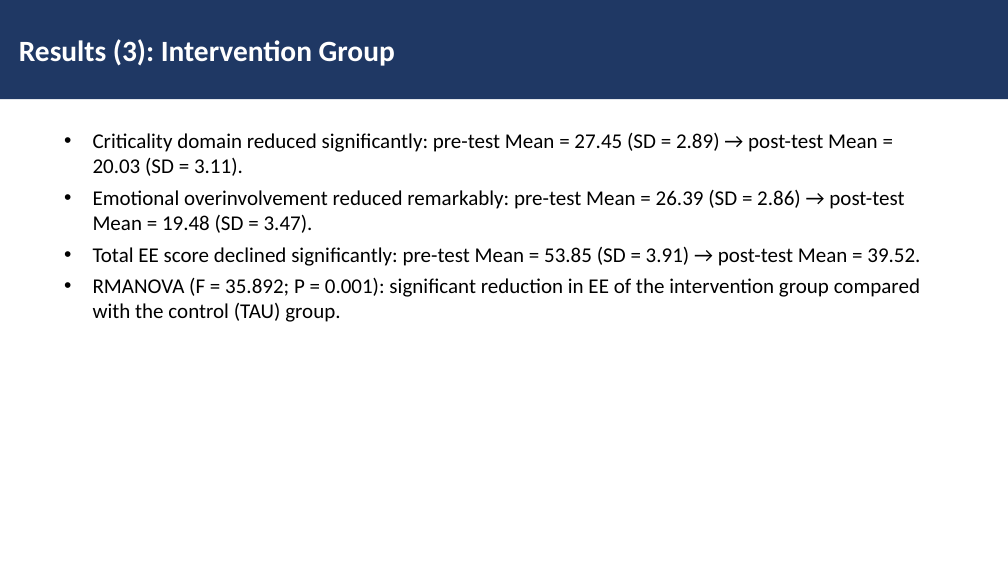
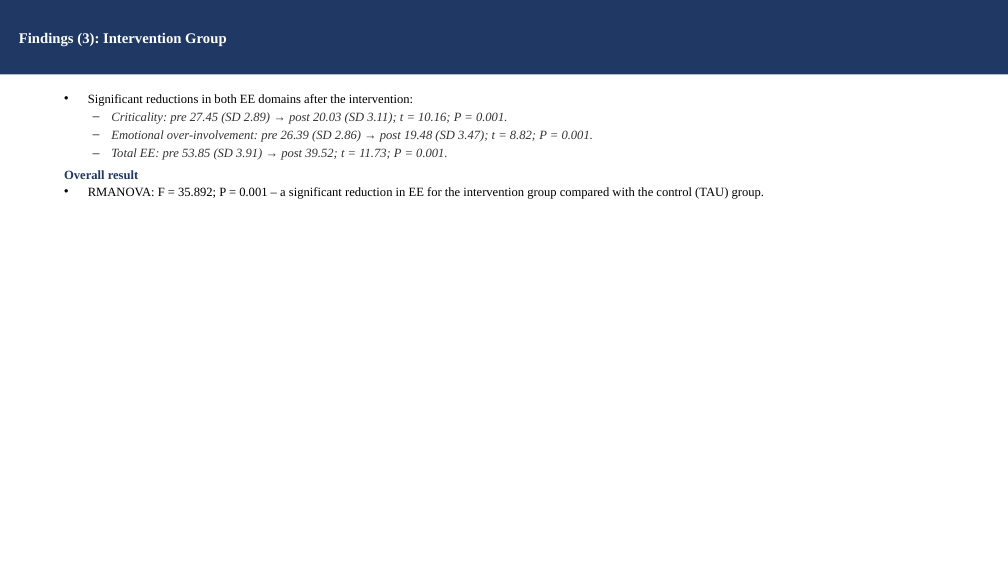
Before and after one commit to tejasdangodra786-byte/Dango-kiro, a slide deck: slide 22 of Family_Intervention_EE_Schizophrenia_JournalClub.pptx (slide 20 before the commit). Drawn at 1008x567 pixels with LibreOffice and Linux fonts; fonts in the diff are those of the drawing. Boxes give left, top, right and bottom in pixels: in the first picture for what was removed or moved away, otherwise in the second. Text is boxed around its words. In the diff, an @@ line names an element or a change of style, - is before the commit and + after.

Commit message:
Update journal-club presentation: detailed version (Times New Roman 12/14pt, operational definitions, hypotheses, session-by-session intervention, full references)

```diff
--- a/Family_Intervention_EE_Schizophrenia_JournalClub.pptx
+++ b/Family_Intervention_EE_Schizophrenia_JournalClub.pptx
@@ rectangle "Findings (3): Intervention Group": place and size @@
-rectangle "Findings (3): Intervention Group" at <box>0,0,1008,99</box>
+rectangle "Findings (3): Intervention Group" at <box>0,0,1008,74</box>
@@ text in rectangle at <box>19,32,226,46</box>: text changed; size 28 to 14 pt; font Calibri to Times New Roman @@
-Results (3): Intervention Group
+Findings (3): Intervention Group
@@ text at <box>64,94,764,199</box>: text changed; size 20 to 12 pt; font Calibri to Times New Roman; text colour #000000 to #333333; italic on @@
-• Criticality domain reduced significantly: pre-test Mean = 27.45 (SD = 2.89) → post-test Mean = 20.03 (SD = 3.11).
-• Emotional overinvolvement reduced remarkably: pre-test Mean = 26.39 (SD = 2.86) → post-test Mean = 19.48 (SD = 3.47).
-• Total EE score declined significantly: pre-test Mean = 53.85 (SD = 3.91) → post-test Mean = 39.52.
-• RMANOVA (F = 35.892; P = 0.001): significant reduction in EE of the intervention group compared with the control (TAU) group.
+• Significant reductions in both EE domains after the intervention:
+– Criticality: pre 27.45 (SD 2.89) → post 20.03 (SD 3.11); t = 10.16; P = 0.001.
+– Emotional over-involvement: pre 26.39 (SD 2.86) → post 19.48 (SD 3.47); t = 8.82; P = 0.001.
+– Total EE: pre 53.85 (SD 3.91) → post 39.52; t = 11.73; P = 0.001.
+Overall result
+• RMANOVA: F = 35.892; P = 0.001 – a significant reduction in EE for the intervention group compared with the control (TAU) group.
```
Also in this commit, not shown: 14 other slides changed, 13 slides added, 10 slides removed.
